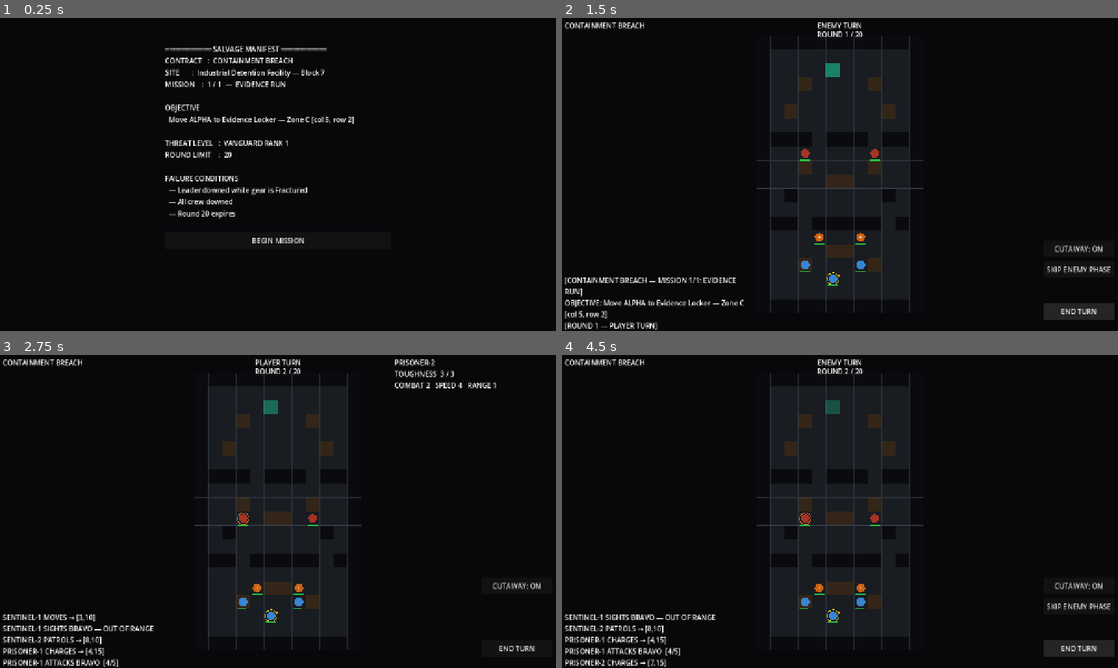
Above: before the commit, frames 1-4 (two rows, left to right).
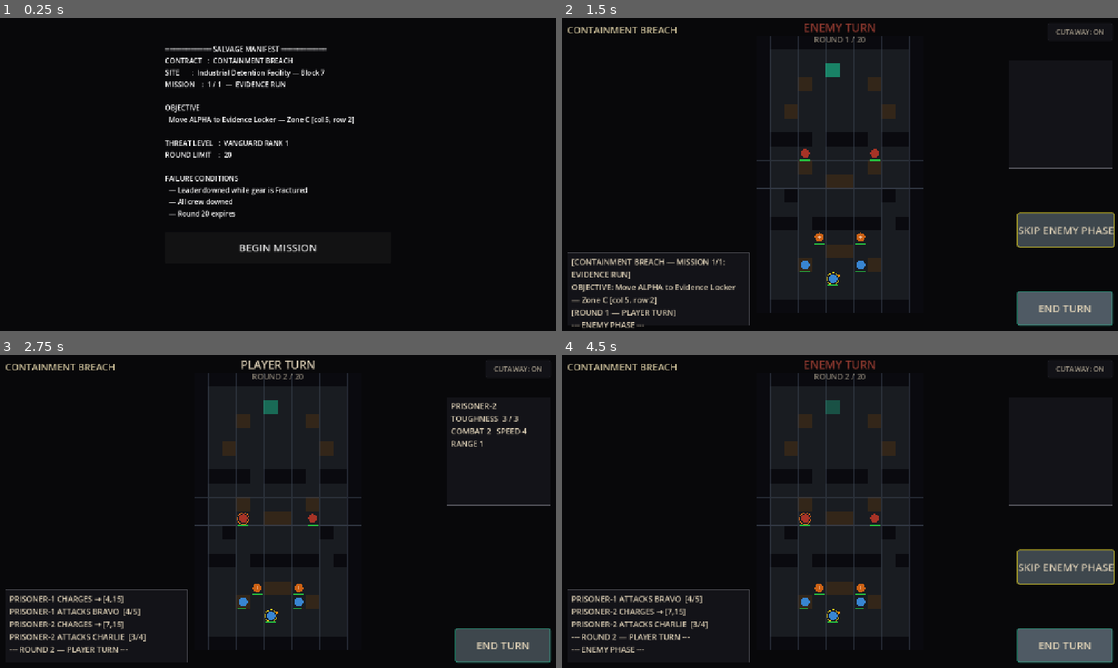
Above: after the commit, the same moments.

Repository: kavemankai/wizcool
Game: Godot game, scene res://scenes/ui/ManifestScreen.tscn
The game is run twice, just before and just after one commit, with the same random seed, the same clock (stepped at 60 frames per second) and the same inputs.
Inputs:
- Up to frame 1 (0.25 s): no input
- Up to frame 2 (1.5 s): click "BEGIN MISSION" at 0.5 s; click "END TURN" at 1.25 s
- Up to frame 3 (2.75 s): click "SKIP ENEMY PHASE" at 2 s
- Up to frame 4 (4.5 s): click "CUTAWAY: ON" at 2.75 s; click "CUTAWAY: OFF" at 3.5 s; click "END TURN" at 4.25 s

The runs differ from the first frame. In frame 1, 0.3% of the frame differs, in the area x 43-57%, y 70-75%; in frame 2, 7.6%; in frame 3, 6.6%; in frame 4, 7.6%, in the area x 0-100%, y 1-100%.

Commit message:
ui: mobile HUD relayout — thumb clusters, larger touch targets, legible text
Repass of the in-mission HUD for the mobile-only (touch) target, replacing
the PC right-column carryover. Programmatic build retained (ADR-003); every
HUD signal and public method signature preserved so Main.gd is unchanged.

- Primary actions (END TURN / FIELD PATCH / SKIP / USE ABILITY) moved to a
  bottom-right thumb cluster, 220x80 each — well above the touch-target floor.
  USE ABILITY stays CAUTION-yellow filled as the dominant tactical action.
- Settings (CUTAWAY, DEBUG) shrunk to a top-right corner so they don't
  compete with primary actions. DEBUG still gated on GameState.DEBUG_MODE.
- Combat log + unit inspect moved into bordered panels; fonts bumped to 18px+
  (log MAX_LOG 8->5 for fewer, larger lines). Phase label recolours HOSTILE
  red on the enemy turn.
- All controls kept in the left/right gutters, clear of the grid centre band
  so taps never fall on a tile. No overlapping rects.
- Colours drawn from the canonical 8-colour art-bible palette.
- Menu screens (Manifest/PostMission/TerminalHub): button heights 40->72px
  and fonts to 24px; Fence/Repair row buttons given 120x64 touch sizes.

Validated headless (Godot 4.6.2): clean load, no errors/warnings.

Co-Authored-By: Claude Opus 4.8 <noreply@anthropic.com>

Diff:
--- a/scripts/ui/HUD.gd
+++ b/scripts/ui/HUD.gd
@@ -8,7 +8,62 @@
 signal cutaway_toggled(enabled: bool)
 signal debug_toggled(enabled: bool)
 
-const MAX_LOG := 8
+# Fewer, larger log lines so the combat log stays readable on a phone.
+const MAX_LOG := 5
+
+# ---------------------------------------------------------------------------
+# Canonical 8-colour palette (art-bible.md §4). No new hues introduced.
+# ---------------------------------------------------------------------------
+const VOID := Color(0.10, 0.10, 0.12)
+const SEAM := Color(0.20, 0.20, 0.22, 0.6)
+const OPERATIVE := Color(0.15, 0.55, 0.45)
+const HOSTILE := Color(0.55, 0.22, 0.18)
+const MANDATE := Color(0.80, 0.75, 0.60)
+const CAUTION := Color(0.85, 0.80, 0.20)
+const FIELDGREY := Color(0.28, 0.32, 0.35)
+const PARCHMENT := Color(0.85, 0.80, 0.70)
+
+# UI-palette derivatives (art-bible.md §4 UI Palette).
+const PANEL_FILL := Color(0.08, 0.08, 0.10, 0.92)
+const PANEL_BORDER := Color(0.35, 0.35, 0.38, 0.90)
+const BTN_FILL := Color(0.28, 0.32, 0.35, 0.85)
+const BTN_FILL_HOVER := Color(0.34, 0.39, 0.43, 0.90)
+const TEXT_DARK := Color(0.10, 0.06, 0.02)
+
+# ---------------------------------------------------------------------------
+# Layout constants — landscape 1280×720. The tactical grid (≈384×640) is
+# centred at x≈448–832, leaving a LEFT gutter (0–448) and RIGHT gutter
+# (832–1280) for UI. Interactive controls live ONLY in the gutters and the
+# bottom thumb band so taps never fall on a grid tile.
+# ---------------------------------------------------------------------------
+const SCREEN_W := 1280.0
+const SCREEN_H := 720.0
+const MARGIN := 12.0
+
+# Primary action buttons — bottom-RIGHT thumb cluster.
+const ACT_BTN_W := 220.0
+const ACT_BTN_H := 80.0
+const ACT_BTN_GAP := 10.0
+const ACT_COL_X := SCREEN_W - MARGIN - ACT_BTN_W   # 1048
+# Stack upward from the bottom edge so the dominant thumb rests on END TURN.
+const ROW_END_TURN := SCREEN_H - MARGIN - ACT_BTN_H                       # 628
+const ROW_FIELD_PATCH := ROW_END_TURN - (ACT_BTN_H + ACT_BTN_GAP)         # 538
+const ROW_SKIP := ROW_FIELD_PATCH - (ACT_BTN_H + ACT_BTN_GAP)            # 448
+const ROW_ABILITY := ROW_SKIP - (ACT_BTN_H + ACT_BTN_GAP)                # 358
+
+# Secondary settings buttons — small, top-RIGHT corner, out of thumb zones.
+const SET_BTN_W := 150.0
+const SET_BTN_H := 40.0
+
+# Font sizes (phone-legible).
+const FS_TITLE := 22
+const FS_PHASE := 26
+const FS_ROUND := 18
+const FS_UNIT := 18
+const FS_LOG := 18
+const FS_BTN := 24
+const FS_SET := 16
+const FS_INDICATOR := 20
 
 var _mission_label: Label
 var _phase_label: Label
@@ -35,72 +90,87 @@
 	root.mouse_filter = Control.MOUSE_FILTER_IGNORE
 	add_child(root)
 
-	_mission_label = _label(root, Rect2(6, 6, 340, 20), "CONTAINMENT BREACH",
+	# --- Top-left: mission title --------------------------------------------
+	_mission_label = _label(root, Rect2(MARGIN, MARGIN, 420, 28), "CONTAINMENT BREACH",
 			HORIZONTAL_ALIGNMENT_LEFT)
-
-	_phase_label = _label(root, Rect2(530, 6, 220, 20), "PLAYER TURN",
+	_mission_label.add_theme_font_size_override("font_size", FS_TITLE)
+	_mission_label.add_theme_color_override("font_color", MANDATE)
+
+	# --- Top-centre: phase + round (above the grid, y≈6–46) -----------------
+	_phase_label = _label(root, Rect2(SCREEN_W * 0.5 - 160, 4, 320, 30), "PLAYER TURN",
 			HORIZONTAL_ALIGNMENT_CENTER)
-	_round_label = _label(root, Rect2(530, 26, 220, 18), "ROUND 1 / 20",
+	_phase_label.add_theme_font_size_override("font_size", FS_PHASE)
+	_phase_label.add_theme_color_override("font_color", PARCHMENT)
+	_round_label = _label(root, Rect2(SCREEN_W * 0.5 - 160, 36, 320, 22), "ROUND 1 / 20",
 			HORIZONTAL_ALIGNMENT_CENTER)
-
-	_unit_label = _label(root, Rect2(908, 6, 364, 200), "")
-
-	_log_label = _label(root, Rect2(6, 592, 434, 122), "")
-
-	_precision_label = _label(root, Rect2(908, 210, 364, 20), "◆ PRECISION STRIKE")
-	_precision_label.add_theme_color_override("font_color", Color(1.0, 0.92, 0.2))
+	_round_label.add_theme_font_size_override("font_size", FS_ROUND)
+	_round_label.add_theme_color_override("font_color", PARCHMENT * Color(1, 1, 1, 0.6))
+
+	# --- Right gutter, top: unit inspect panel ------------------------------
+	# Sits above the primary action cluster (which starts at y≈358).
+	var inspect_rect := Rect2(SCREEN_W - MARGIN - 240, 96, 240, 250)
+	var inspect_panel := _panel(root, inspect_rect)
+	_unit_label = _label(inspect_panel, Rect2(10, 8, inspect_rect.size.x - 20,
+			inspect_rect.size.y - 16), "")
+	_unit_label.add_theme_font_size_override("font_size", FS_UNIT)
+	_unit_label.add_theme_color_override("font_color", PARCHMENT)
+
+	# --- Bottom-left: combat log --------------------------------------------
+	var log_rect := Rect2(MARGIN, SCREEN_H - MARGIN - 168, 420, 168)
+	var log_panel := _panel(root, log_rect)
+	_log_label = _label(log_panel, Rect2(10, 8, log_rect.size.x - 20, log_rect.size.y - 16), "")
+	_log_label.add_theme_font_size_override("font_size", FS_LOG)
+	_log_label.add_theme_color_override("font_color", PARCHMENT)
+
+	# --- Indicators: precision + AoE, just above the log --------------------
+	_precision_label = _label(root, Rect2(MARGIN, log_rect.position.y - 28, 420, 24),
+			"◆ PRECISION STRIKE")
+	_precision_label.add_theme_font_size_override("font_size", FS_INDICATOR)
+	_precision_label.add_theme_color_override("font_color", CAUTION)
 	_precision_label.visible = false
 
-	_aoe_label = _label(root, Rect2(6, 570, 434, 20), "")
-	_aoe_label.add_theme_color_override("font_color", Color(1.0, 0.55, 0.15))
+	_aoe_label = _label(root, Rect2(MARGIN, log_rect.position.y - 54, 420, 24), "")
+	_aoe_label.add_theme_font_size_override("font_size", FS_INDICATOR)
+	_aoe_label.add_theme_color_override("font_color", HOSTILE)
 	_aoe_label.visible = false
 
-	_end_turn_btn = Button.new()
-	_end_turn_btn.set_position(Vector2(1108, 656))
-	_end_turn_btn.set_size(Vector2(164, 38))
-	_end_turn_btn.text = "END TURN"
-	_end_turn_btn.mouse_filter = Control.MOUSE_FILTER_STOP
+	# --- Bottom-right thumb cluster: primary tactical actions ---------------
+	# Stacked bottom-up: END TURN (anchor), FIELD PATCH, SKIP, USE ABILITY.
+	_end_turn_btn = _action_button(root, Rect2(ACT_COL_X, ROW_END_TURN, ACT_BTN_W, ACT_BTN_H),
+			"END TURN", OPERATIVE)
 	_end_turn_btn.pressed.connect(func() -> void:
 		AudioManager.play_sfx("ui_click")
 		end_turn_pressed.emit())
-	root.add_child(_end_turn_btn)
-
-	_field_patch_btn = Button.new()
-	_field_patch_btn.set_position(Vector2(1108, 608))
-	_field_patch_btn.set_size(Vector2(164, 38))
-	_field_patch_btn.text = "FIELD PATCH"
-	_field_patch_btn.mouse_filter = Control.MOUSE_FILTER_STOP
+
+	_field_patch_btn = _action_button(root, Rect2(ACT_COL_X, ROW_FIELD_PATCH, ACT_BTN_W, ACT_BTN_H),
+			"FIELD PATCH", OPERATIVE)
 	_field_patch_btn.visible = false
 	_field_patch_btn.pressed.connect(func() -> void:
 		AudioManager.play_sfx("ui_click")
 		field_patch_pressed.emit())
-	root.add_child(_field_patch_btn)
-
-	_skip_btn = Button.new()
-	_skip_btn.set_position(Vector2(1108, 560))
-	_skip_btn.set_size(Vector2(164, 38))
-	_skip_btn.text = "SKIP ENEMY PHASE"
-	_skip_btn.mouse_filter = Control.MOUSE_FILTER_STOP
+
+	_skip_btn = _action_button(root, Rect2(ACT_COL_X, ROW_SKIP, ACT_BTN_W, ACT_BTN_H),
+			"SKIP ENEMY PHASE", CAUTION)
 	_skip_btn.visible = false
 	_skip_btn.pressed.connect(func() -> void:
 		AudioManager.play_sfx("ui_click")
 		skip_pressed.emit())
-	root.add_child(_skip_btn)
-
-	# USE ABILITY — large touch target, shown only when the selected unit has a
-	# ready weapon special. Shares the enemy-phase SKIP slot is avoided by using
-	# its own row; highlighted so it reads as the primary tactical action.
+
+	# USE ABILITY — the primary tactical action. CAUTION-yellow filled so it
+	# reads as the dominant button. Shown only when the selected unit has a
+	# ready weapon special. Occupies its own row above SKIP (distinct rect).
 	_ability_btn = Button.new()
-	_ability_btn.set_position(Vector2(1100, 454))
-	_ability_btn.set_size(Vector2(172, 52))
+	_ability_btn.set_position(Vector2(ACT_COL_X, ROW_ABILITY))
+	_ability_btn.set_size(Vector2(ACT_BTN_W, ACT_BTN_H))
 	_ability_btn.text = "USE ABILITY"
 	_ability_btn.mouse_filter = Control.MOUSE_FILTER_STOP
 	_ability_btn.visible = false
-	_ability_btn.add_theme_color_override("font_color", Color(0.10, 0.06, 0.02))
-	_ability_btn.add_theme_color_override("font_hover_color", Color(0.10, 0.06, 0.02))
-	_ability_btn.add_theme_color_override("font_pressed_color", Color(0.10, 0.06, 0.02))
+	_ability_btn.add_theme_font_size_override("font_size", FS_BTN)
+	_ability_btn.add_theme_color_override("font_color", TEXT_DARK)
+	_ability_btn.add_theme_color_override("font_hover_color", TEXT_DARK)
+	_ability_btn.add_theme_color_override("font_pressed_color", TEXT_DARK)
 	var ability_style := StyleBoxFlat.new()
-	ability_style.bg_color = Color(0.95, 0.80, 0.20)
+	ability_style.bg_color = CAUTION
 	ability_style.set_corner_radius_all(4)
 	_ability_btn.add_theme_stylebox_override("normal", ability_style)
 	_ability_btn.add_theme_stylebox_override("hover", ability_style)
@@ -110,25 +180,22 @@
 		ability_pressed.emit())
 	root.add_child(_ability_btn)
 
-	_cutaway_btn = Button.new()
-	_cutaway_btn.set_position(Vector2(1108, 512))
-	_cutaway_btn.set_size(Vector2(164, 38))
-	_cutaway_btn.text = "CUTAWAY: ON"
-	_cutaway_btn.mouse_filter = Control.MOUSE_FILTER_STOP
+	# --- Top-right corner: secondary settings (small, out of thumb zone) ----
+	# CUTAWAY and DEBUG are settings, not per-turn actions, so they sit small
+	# in the corner and never compete with END TURN / USE ABILITY.
+	var set_x := SCREEN_W - MARGIN - SET_BTN_W
+	_cutaway_btn = _settings_button(root, Rect2(set_x, MARGIN, SET_BTN_W, SET_BTN_H),
+			"CUTAWAY: ON")
 	_cutaway_btn.pressed.connect(_on_cutaway_btn_pressed)
-	root.add_child(_cutaway_btn)
-
-	# Debug button sits at the top of the stack (was overlapping END TURN at
-	# y=656) and is only shown when GameState.DEBUG_MODE is enabled, so it can
-	# never obscure another button in a normal build.
-	_debug_btn = Button.new()
-	_debug_btn.set_position(Vector2(1108, 408))
-	_debug_btn.set_size(Vector2(164, 38))
-	_debug_btn.text = "DEBUG: OFF"
-	_debug_btn.mouse_filter = Control.MOUSE_FILTER_STOP
+
+	_debug_btn = _settings_button(root,
+			Rect2(set_x, MARGIN + SET_BTN_H + 8, SET_BTN_W, SET_BTN_H), "DEBUG: OFF")
 	_debug_btn.visible = GameState.DEBUG_MODE
 	_debug_btn.pressed.connect(_on_debug_btn_pressed)
-	root.add_child(_debug_btn)
+
+# ---------------------------------------------------------------------------
+# Construction helpers
+# ---------------------------------------------------------------------------
 
 func _label(parent: Control, rect: Rect2, text: String,
 		align: int = HORIZONTAL_ALIGNMENT_LEFT) -> Label:
@@ -142,8 +209,74 @@
 	parent.add_child(lbl)
 	return lbl
 
+## A schematic panel — a "hole" one step deeper than VOID with a SEAM border.
+func _panel(parent: Control, rect: Rect2) -> Panel:
+	var panel := Panel.new()
+	panel.set_position(rect.position)
+	panel.set_size(rect.size)
+	panel.mouse_filter = Control.MOUSE_FILTER_IGNORE
+	var style := StyleBoxFlat.new()
+	style.bg_color = PANEL_FILL
+	style.border_color = PANEL_BORDER
+	style.set_border_width_all(1)
+	style.set_corner_radius_all(0)  # hard-edge industrial aesthetic
+	panel.add_theme_stylebox_override("panel", style)
+	parent.add_child(panel)
+	return panel
+
+## A large primary action button with a coloured stroke on FIELDGREY fill.
+func _action_button(parent: Control, rect: Rect2, text: String,
+		accent: Color) -> Button:
+	var btn := Button.new()
+	btn.set_position(rect.position)
+	btn.set_size(rect.size)
+	btn.text = text
+	btn.mouse_filter = Control.MOUSE_FILTER_STOP
+	btn.add_theme_font_size_override("font_size", FS_BTN)
+	btn.add_theme_color_override("font_color", PARCHMENT)
+	btn.add_theme_color_override("font_hover_color", PARCHMENT)
+	btn.add_theme_color_override("font_pressed_color", PARCHMENT)
+	var normal := StyleBoxFlat.new()
+	normal.bg_color = BTN_FILL
+	normal.border_color = accent
+	normal.set_border_width_all(2)
+	normal.set_corner_radius_all(4)
+	var hover := normal.duplicate() as StyleBoxFlat
+	hover.bg_color = BTN_FILL_HOVER
+	btn.add_theme_stylebox_override("normal", normal)
+	btn.add_theme_stylebox_override("hover", hover)
+	btn.add_theme_stylebox_override("pressed", hover)
+	parent.add_child(btn)
+	return btn
+
+## A small secondary settings button — muted, no accent stroke.
+func _settings_button(parent: Control, rect: Rect2, text: String) -> Button:
+	var btn := Button.new()
+	btn.set_position(rect.position)
+	btn.set_size(rect.size)
+	btn.text = text
+	btn.mouse_filter = Control.MOUSE_FILTER_STOP
+	btn.add_theme_font_size_override("font_size", FS_SET)
+	btn.add_theme_color_override("font_color", PARCHMENT * Color(1, 1, 1, 0.7))
+	var normal := StyleBoxFlat.new()
+	normal.bg_color = Color(0.08, 0.08, 0.10, 0.85)
+	normal.border_color = SEAM
+	normal.set_border_width_all(1)
+	normal.set_corner_radius_all(2)
+	btn.add_theme_stylebox_override("normal", normal)
+	btn.add_theme_stylebox_override("hover", normal)
+	btn.add_theme_stylebox_override("pressed", normal)
+	parent.add_child(btn)
+	return btn
+
+# ---------------------------------------------------------------------------
+# Public API (signatures preserved — Main.gd depends on these)
+# ---------------------------------------------------------------------------
+
 func set_phase(player_turn: bool) -> void:
 	_phase_label.text = "PLAYER TURN" if player_turn else "ENEMY TURN"
+	_phase_label.add_theme_color_override("font_color",
+			PARCHMENT if player_turn else HOSTILE)
 
 func set_round(n: int) -> void:
 	_round_label.text = "ROUND %d / 20" % n
@@ -200,7 +333,7 @@
 		lines.append("  [COVER] " + cover_name + "  INTEGRITY: " + str(unit.cover_integrity))
 	_unit_label.text = "\n".join(lines)
 
-## Shows or hides the PRECISION STRIKE indicator below the unit panel.
+## Shows or hides the PRECISION STRIKE indicator near the log area.
 func set_precision_indicator(visible: bool) -> void:
 	_precision_label.visible = visible
 
--- a/scripts/ui/ManifestScreen.gd
+++ b/scripts/ui/ManifestScreen.gd
@@ -37,7 +37,8 @@
 
 	var btn := Button.new()
 	btn.text = "BEGIN MISSION"
-	btn.custom_minimum_size = Vector2(0, 40)
+	btn.custom_minimum_size = Vector2(0, 72)
+	btn.add_theme_font_size_override("font_size", 24)
 	btn.pressed.connect(_on_begin)
 	vbox.add_child(btn)
 
--- a/scripts/ui/PostMissionScreen.gd
+++ b/scripts/ui/PostMissionScreen.gd
@@ -59,13 +59,15 @@
 	if success:
 		var proceed_btn := Button.new()
 		proceed_btn.text = "PROCEED TO TERMINAL HUB"
-		proceed_btn.custom_minimum_size = Vector2(0, 40)
+		proceed_btn.custom_minimum_size = Vector2(0, 72)
+		proceed_btn.add_theme_font_size_override("font_size", 24)
 		proceed_btn.pressed.connect(_on_continue)
 		vbox.add_child(proceed_btn)
 	else:
 		var retry_btn := Button.new()
 		retry_btn.text = "RETRY MISSION"
-		retry_btn.custom_minimum_size = Vector2(0, 40)
+		retry_btn.custom_minimum_size = Vector2(0, 72)
+		retry_btn.add_theme_font_size_override("font_size", 24)
 		retry_btn.pressed.connect(_on_retry)
 		vbox.add_child(retry_btn)
 
@@ -78,7 +80,8 @@
 
 		var abandon_btn := Button.new()
 		abandon_btn.text = "ABANDON CAMPAIGN"
-		abandon_btn.custom_minimum_size = Vector2(0, 40)
+		abandon_btn.custom_minimum_size = Vector2(0, 72)
+		abandon_btn.add_theme_font_size_override("font_size", 24)
 		abandon_btn.pressed.connect(_on_abandon)
 		vbox.add_child(abandon_btn)
 
--- a/scripts/ui/TerminalHub.gd
+++ b/scripts/ui/TerminalHub.gd
@@ -75,7 +75,8 @@
 
 	var depart_btn := Button.new()
 	depart_btn.text = "DEPART"
-	depart_btn.custom_minimum_size = Vector2(0, 40)
+	depart_btn.custom_minimum_size = Vector2(0, 72)
+	depart_btn.add_theme_font_size_override("font_size", 24)
 	depart_btn.pressed.connect(_on_depart)
 	vbox.add_child(depart_btn)
 
@@ -94,6 +95,7 @@
 
 	var btn := Button.new()
 	btn.text = "FENCE"
+	btn.custom_minimum_size = Vector2(120, 64)
 	btn.pressed.connect(func() -> void:
 		_credits += FENCE_VALUE
 		_credits_label.text = str(_credits)
@@ -121,6 +123,7 @@
 
 	var btn := Button.new()
 	btn.text = "REPAIR"
+	btn.custom_minimum_size = Vector2(120, 64)
 	btn.pressed.connect(func() -> void:
 		if _credits < REPAIR_COST:
 			lbl.text = lbl.text + "  [INSUFFICIENT FUNDS]"
